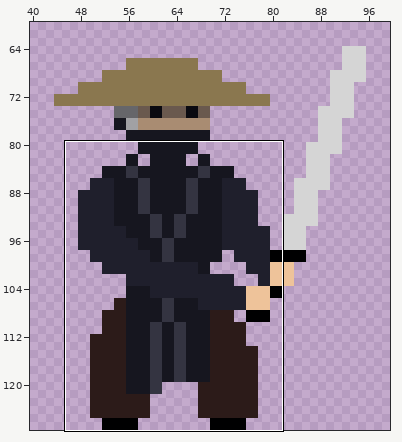
Edited in one commit: pixel-art file (projects/player.aseprite). The first picture is a wide view before the edit; the outline marks the close-up.
Close-up. Earlier state:
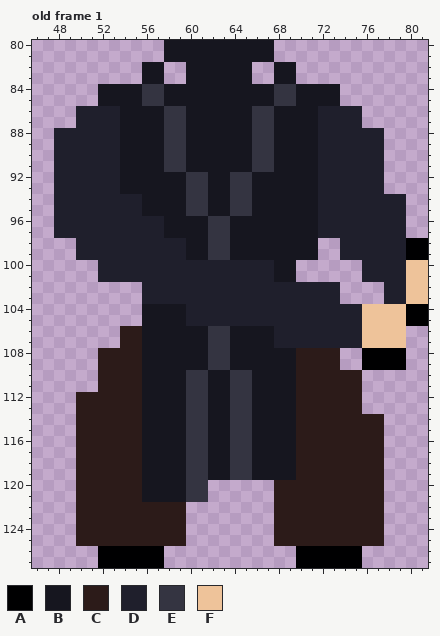
128x128 pixels, 1 frame. Colours within 5 levels of each other are drawn and written as one. Shown: old frame 1: x 46..81, y 80..127. The wide view leaves out empty margins. The commit also changed other frames or places, which this record leaves out.
Palette (. is transparent): A #000001  B #16161f  C #2c1b19  D #1f1f2c  E #343441  F #eec39a
Pixels before, old frame 1, first column x 48:
 80 ..........BBBBBBBBBB..............
 81 ..........BBBBBBBBBB..............
 82 ........BB..BBBBBB..BB............
 83 ........BB..BBBBBB..BB............
 84 ....BBBBEEBBBBBBBBBBEEBBBB........
 85 ....BBBBEEBBBBBBBBBBEEBBBB........
 86 ..DDDDBBBBEEBBBBBBEEBBBBDDDD......
 87 ..DDDDBBBBEEBBBBBBEEBBBBDDDD......
 88 DDDDDDBBBBEEBBBBBBEEBBBBDDDDDD....
 89 DDDDDDBBBBEEBBBBBBEEBBBBDDDDDD....
 90 DDDDDDBBBBEEBBBBBBEEBBBBDDDDDD....
 91 DDDDDDBBBBEEBBBBBBEEBBBBDDDDDD....
 92 DDDDDDBBBBBBEEBBEEBBBBBBDDDDDD....
 93 DDDDDDBBBBBBEEBBEEBBBBBBDDDDDD....
 94 DDDDDDDDBBBBEEBBEEBBBBBBDDDDDDDD..
 95 DDDDDDDDBBBBEEBBEEBBBBBBDDDDDDDD..
 96 DDDDDDDDDDBBBBEEBBBBBBBBDDDDDDDD..
 97 DDDDDDDDDDBBBBEEBBBBBBBBDDDDDDDD..
 98 ..DDDDDDDDDDBBEEBBBBBBBB..DDDDDDAA
 99 ..DDDDDDDDDDBBEEBBBBBBBB..DDDDDDAA
100 ....DDDDDDDDDDDDDDDDBB......DDDDFF
101 ....DDDDDDDDDDDDDDDDBB......DDDDFF
102 ........DDDDDDDDDDDDDDDDDD....DDFF
103 ........DDDDDDDDDDDDDDDDDD....DDFF
104 ........BBBBDDDDDDDDDDDDDDDDFFFFAA
105 ........BBBBDDDDDDDDDDDDDDDDFFFFAA
106 ......CCBBBBBBEEBBBBDDDDDDDDFFFF..
107 ......CCBBBBBBEEBBBBDDDDDDDDFFFF..
108 ....CCCCBBBBBBEEBBBBBBCCCC..AAAA..
109 ....CCCCBBBBBBEEBBBBBBCCCC..AAAA..
110 ....CCCCBBBBEEBBEEBBBBCCCCCC......
111 ....CCCCBBBBEEBBEEBBBBCCCCCC......
112 ..CCCCCCBBBBEEBBEEBBBBCCCCCC......
113 ..CCCCCCBBBBEEBBEEBBBBCCCCCC......
114 ..CCCCCCBBBBEEBBEEBBBBCCCCCCCC....
115 ..CCCCCCBBBBEEBBEEBBBBCCCCCCCC....
116 ..CCCCCCBBBBEEBBEEBBBBCCCCCCCC....
117 ..CCCCCCBBBBEEBBEEBBBBCCCCCCCC....
118 ..CCCCCCBBBBEEBBEEBBBBCCCCCCCC....
119 ..CCCCCCBBBBEEBBEEBBBBCCCCCCCC....
120 ..CCCCCCBBBBEE......CCCCCCCCCC....
121 ..CCCCCCBBBBEE......CCCCCCCCCC....
122 ..CCCCCCCCCC........CCCCCCCCCC....
123 ..CCCCCCCCCC........CCCCCCCCCC....
124 ..CCCCCCCCCC........CCCCCCCCCC....
125 ..CCCCCCCCCC........CCCCCCCCCC....
126 ....AAAAAA............AAAAAA......
127 ....AAAAAA............AAAAAA......
Once edited:
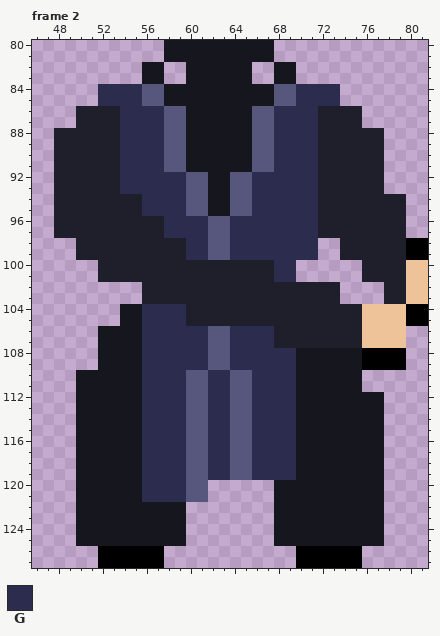
Colours new in this view: G #2c2c4e
A new or re-ordered frame is compared with the old frame closest to it.
From old to new:
frames 1 -> 3
colour E: #343441 -> #57577d
Frame 2 is new; against old frame 1:
y 84..85: x 52..55 BBBB -> GGGG; x 70..73 BBBB -> GGGG
y 86..91: x 54..57 BBBB -> GGGG; x 68..71 BBBB -> GGGG
y 92..93: x 54..59 BBBBBB -> GGGGGG; x 66..71 BBBBBB -> GGGGGG
y 94..95: x 56..59 BBBB -> GGGG; x 66..71 BBBBBB -> GGGGGG
y 96..97: x 58..61 BBBB -> GGGG; x 64..71 BBBBBBBB -> GGGGGGGG
y 98..99: x 60..61 BB -> GG; x 64..71 BBBBBBBB -> GGGGGGGG
y 100..101: x 68..69 BB -> GG
y 104..105: x 54..59 ..BBBB -> BBGGGG
y 106..107: x 52..61 ..CCBBBBBB -> BBBBGGGGGG; x 64..67 BBBB -> GGGG
y 108..109: x 52..61 CCCCBBBBBB -> BBBBGGGGGG; x 64..75 BBBBBBCCCC.. -> GGGGGGBBBBBB
y 110..111: x 50..59 ..CCCCBBBB -> BBBBBBGGGG; x 62..63 BB -> GG; x 66..75 BBBBCCCCCC -> GGGGBBBBBB
y 112..113: x 50..59 CCCCCCBBBB -> BBBBBBGGGG; x 62..63 BB -> GG; x 66..77 BBBBCCCCCC.. -> GGGGBBBBBBBB
y 114..119: x 50..59 CCCCCCBBBB -> BBBBBBGGGG; x 62..63 BB -> GG; x 66..77 BBBBCCCCCCCC -> GGGGBBBBBBBB
y 120..121: x 50..59 CCCCCCBBBB -> BBBBBBGGGG; x 68..77 CCCCCCCCCC -> BBBBBBBBBB
y 122..125: x 50..59 CCCCCCCCCC -> BBBBBBBBBB; x 68..77 CCCCCCCCCC -> BBBBBBBBBB
